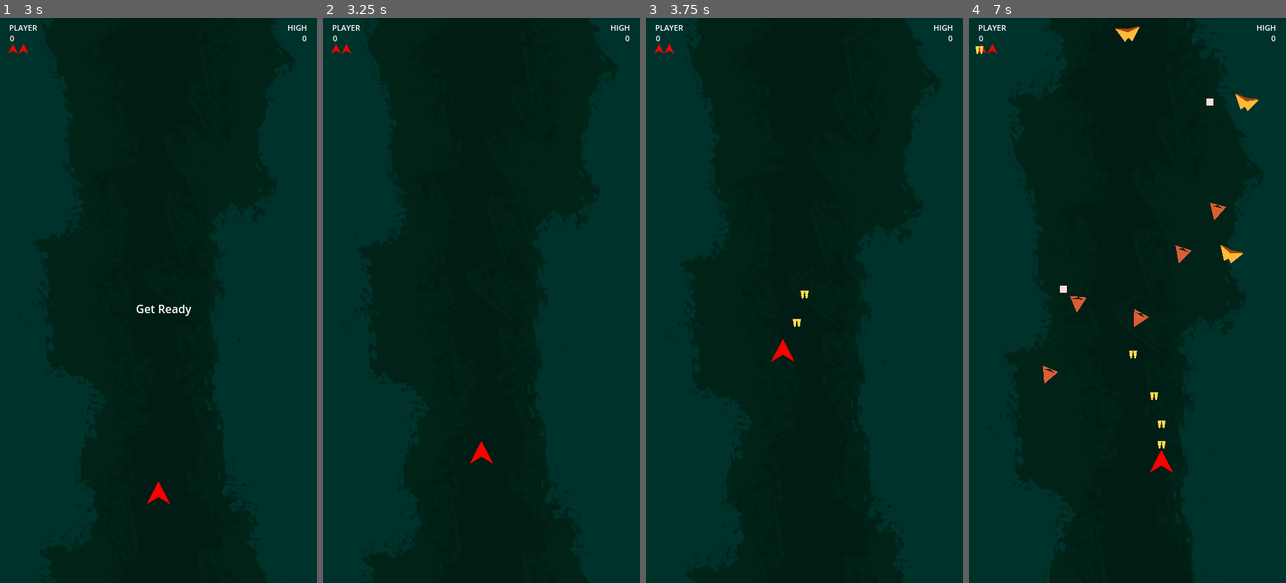
Above: before the commit, frames 1-4 (left to right).
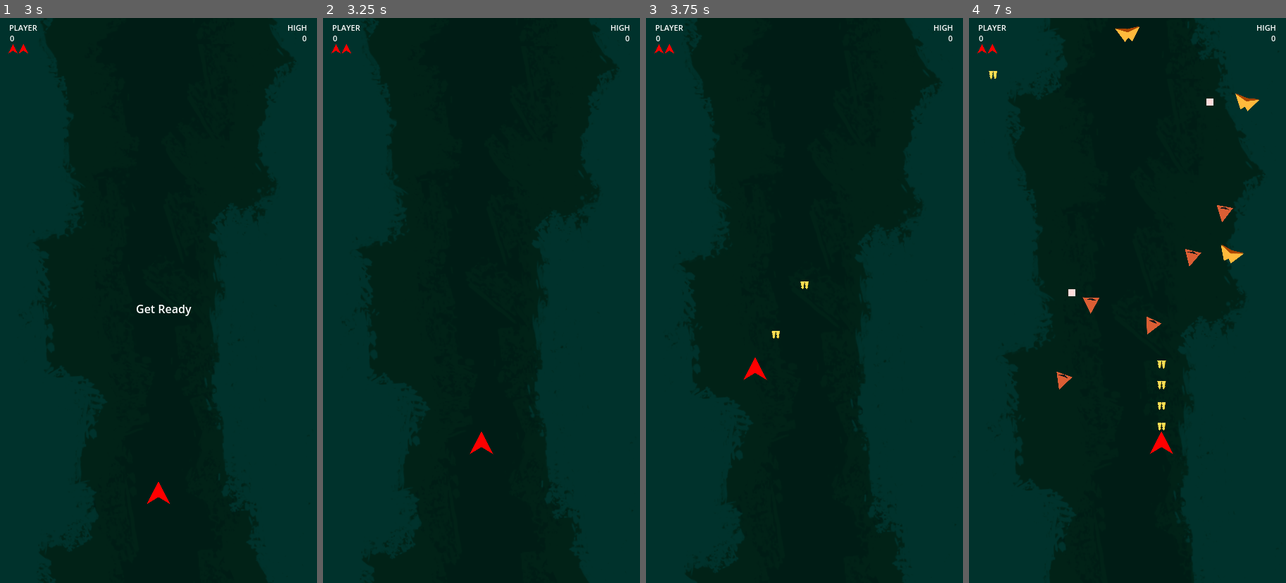
Above: after the commit, the same moments.

Repository: davidbragg/pewpewpew
Game: Godot game, scene res://scenes/main.tscn
The game is run twice, just before and just after one commit, with the same random seed, the same clock (stepped at 60 frames per second) and the same inputs.
Inputs:
- Up to frame 1 (3 s): hold D (move_right) 0.53-1.28 s; hold Space (shoot) 0.53-1.28 s; hold S (move_down) 1.28-2.03 s; tap Space (shoot) at 1.35, 2.85 s; hold D (move_right) 2.03-2.78 s; hold Space (shoot) 2.03-2.78 s; hold W (move_up) from 2.78 s (still down)
- Up to frame 2 (3.25 s): keep holding W (move_up)
- Up to frame 3 (3.75 s): release W (move_up) at 3.53 s; hold A (move_left) from 3.53 s (still down); hold Space (shoot) from 3.53 s (still down)
- Up to frame 4 (7 s): release Space (shoot) at 4.28 s; tap Space (shoot) at 4.35, 5.85 s; release A (move_left) at 5.03 s; hold S (move_down) 5.03-5.78 s; hold Space (shoot) 5.03-5.78 s; hold D (move_right) 5.78-6.53 s; hold W (move_up) from 6.53 s (still down); hold Space (shoot) from 6.53 s (still down)

Frame 1 is identical in both runs. In frame 2, 0.2% of the frame differs, in the area x 46-54%, y 73-79%; in frame 3, 0.3%; in frame 4, 1.2%, in the area x 2-92%, y 1-81%.

Commit message:
player movement and firing clean up

Diff:
--- a/scripts/main.gd
+++ b/scripts/main.gd
@@ -65,25 +65,32 @@
 		add_kamikaze()
 
 func add_kamikaze():
-	if !GlobalState.debug:
-		var enemy = kamikaze_scene.instantiate()
-		var kamikaze_spawn_location = $KamikazeSpawn/KamikazeSpawnLocation
-		kamikaze_spawn_location.progress_ratio = randf()
-		enemy.position = kamikaze_spawn_location.position
-		add_child(enemy)
-		kamikaze_count += 1
-		if kamikaze_count >= kamikaze_max:
-			spawn_kamikaze = false
-			kamikaze_count = 0
-			kamikaze_max += kamikaze_increase
+	if GlobalState.debug:
+		return
+
+	var enemy = kamikaze_scene.instantiate()
+	var kamikaze_spawn_location = $KamikazeSpawn/KamikazeSpawnLocation
+	kamikaze_spawn_location.progress_ratio = randf()
+	enemy.position = kamikaze_spawn_location.position
+	add_child(enemy)
+	kamikaze_count += 1
+	if kamikaze_count >= kamikaze_max:
+		spawn_kamikaze = false
+		kamikaze_count = 0
+		kamikaze_max += kamikaze_increase
 
 func _on_floater_cool_down_timer_timeout():
-	if !GlobalState.debug:
-		var floater = floater_scene.instantiate()
-		add_child(floater)
+	if GlobalState.debug:
+		return
+
+	var floater = floater_scene.instantiate()
+	add_child(floater)
 
 
 func _on_hunter_cool_down_timer_timeout():
+	if GlobalState.debug:
+		return
+
 	var hunter = hunter_scene.instantiate()
 	hunter.global_position = Vector2(randf_range(50, get_viewport_rect().size.x -50), -50)
 	add_child(hunter)
--- a/scripts/player.gd
+++ b/scripts/player.gd
@@ -32,15 +32,17 @@
 
 
 func get_input():
-	input.x = Input.get_action_strength("move_right") - Input.get_action_strength("move_left")
-	input.y = Input.get_action_strength("move_down") - Input.get_action_strength("move_up")
+	input = Vector2(
+		Input.get_action_strength("move_right") - Input.get_action_strength("move_left"),
+		Input.get_action_strength("move_down") - Input.get_action_strength("move_up")
+	)
 
 
 func player_movement(delta):
 	get_input()
 
-	if input != Vector2.ZERO:
-		velocity = velocity.move_toward(input * MAX_SPEED, ACCELERATION * delta)
+	if input.length() > 0.1:
+		velocity = input.normalized() * MAX_SPEED
 	else:
 		velocity = velocity.move_toward(Vector2.ZERO, FRICTION * delta)
 
